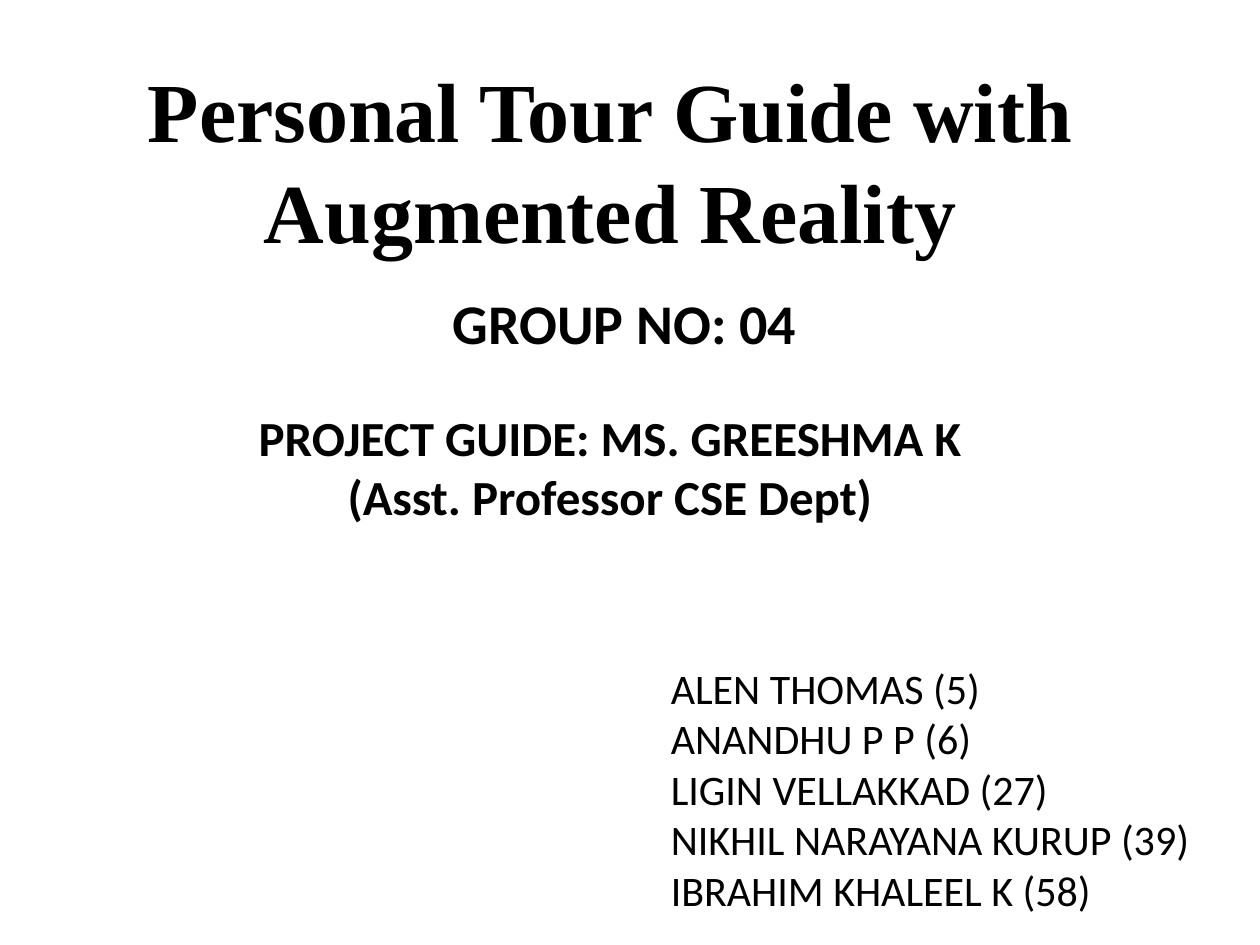
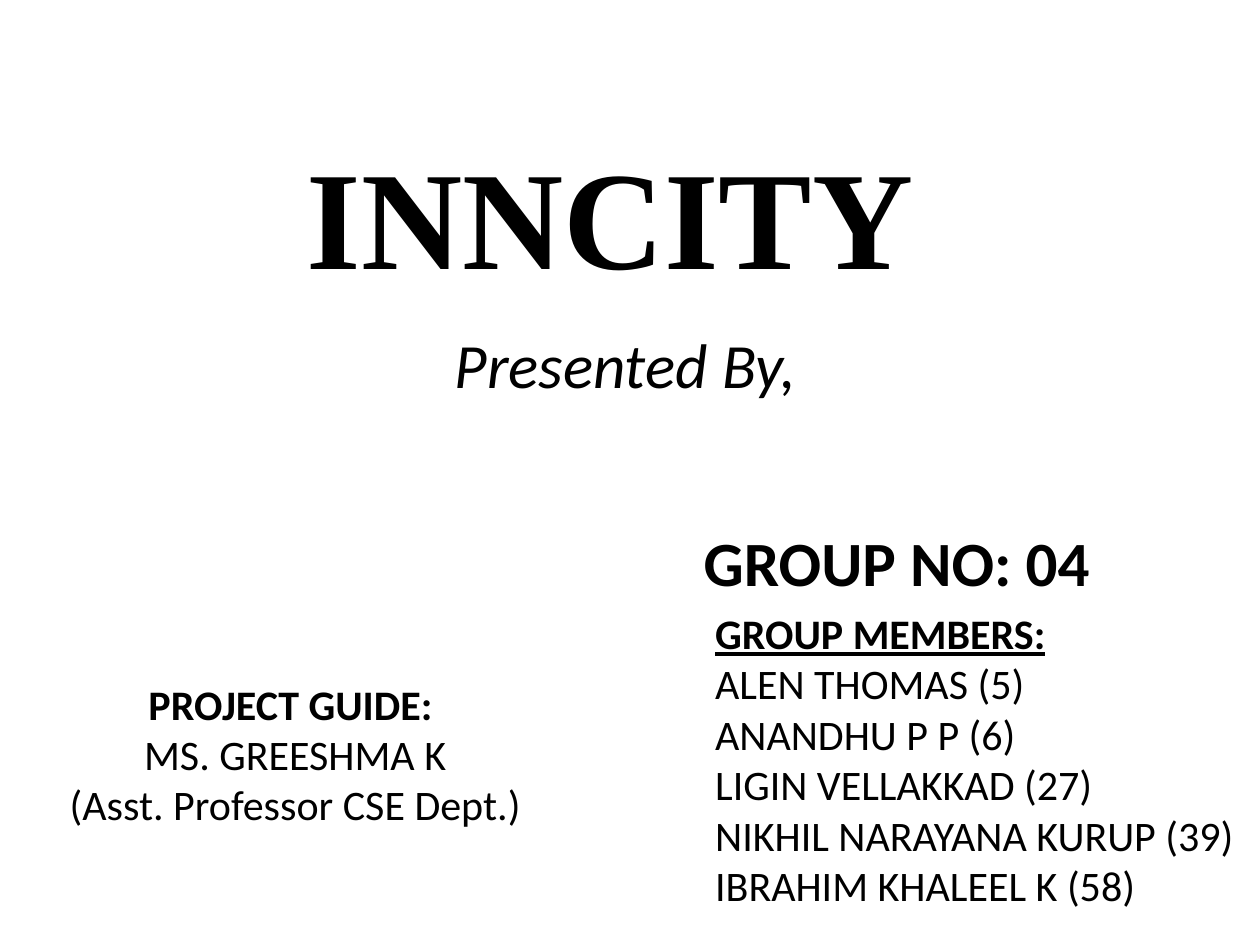
Before and after one commit to alenthomas/phaseOne, a slide deck: slide 1 of Silde/Group 4.pptx. Drawn at 1260x945 pixels with LibreOffice and Linux fonts; fonts in the diff are those of the drawing. Boxes give left, top, right and bottom in pixels: in the first picture for what was removed or moved away, otherwise in the second. Text is boxed around its words. In the diff, an @@ line names an element or a change of style, - is before the commit and + after.

```diff
--- a/Silde/Group 4.pptx
+++ b/Silde/Group 4.pptx
@@ text at box(307, 176, 913, 271): text changed; size 48 to 80 pt @@
-Personal Tour Guide with Augmented Reality
+INNCITY
@@ text added at box(454, 344, 796, 398), 36 pt, text #000000, italic @@
+Presented By,
@@ text "GROUP NO: 04": place and size @@
-text "GROUP NO: 04" at box(453, 307, 796, 345)
+text "GROUP NO: 04" at box(704, 544, 1090, 587)
@@ text "GROUP NO: 04" at box(704, 544, 1090, 587): size 32 to 36 pt @@
@@ text "GROUP MEMBERS:": place and size @@
-text "GROUP MEMBERS:" at box(671, 673, 1189, 912)
+text "GROUP MEMBERS:" at box(715, 621, 1233, 907)
@@ text at box(715, 621, 1046, 656): paragraph added @@
+GROUP MEMBERS:
@@ text at box(70, 692, 521, 827): text changed; size 28 to 24 pt; bold off @@
-PROJECT GUIDE: MS. GREESHMA K
-(Asst. Professor CSE Dept)
+PROJECT GUIDE:
+MS. GREESHMA K
+(Asst. Professor CSE Dept.)
```
Also in this commit, not shown: 1 other slide changed.
